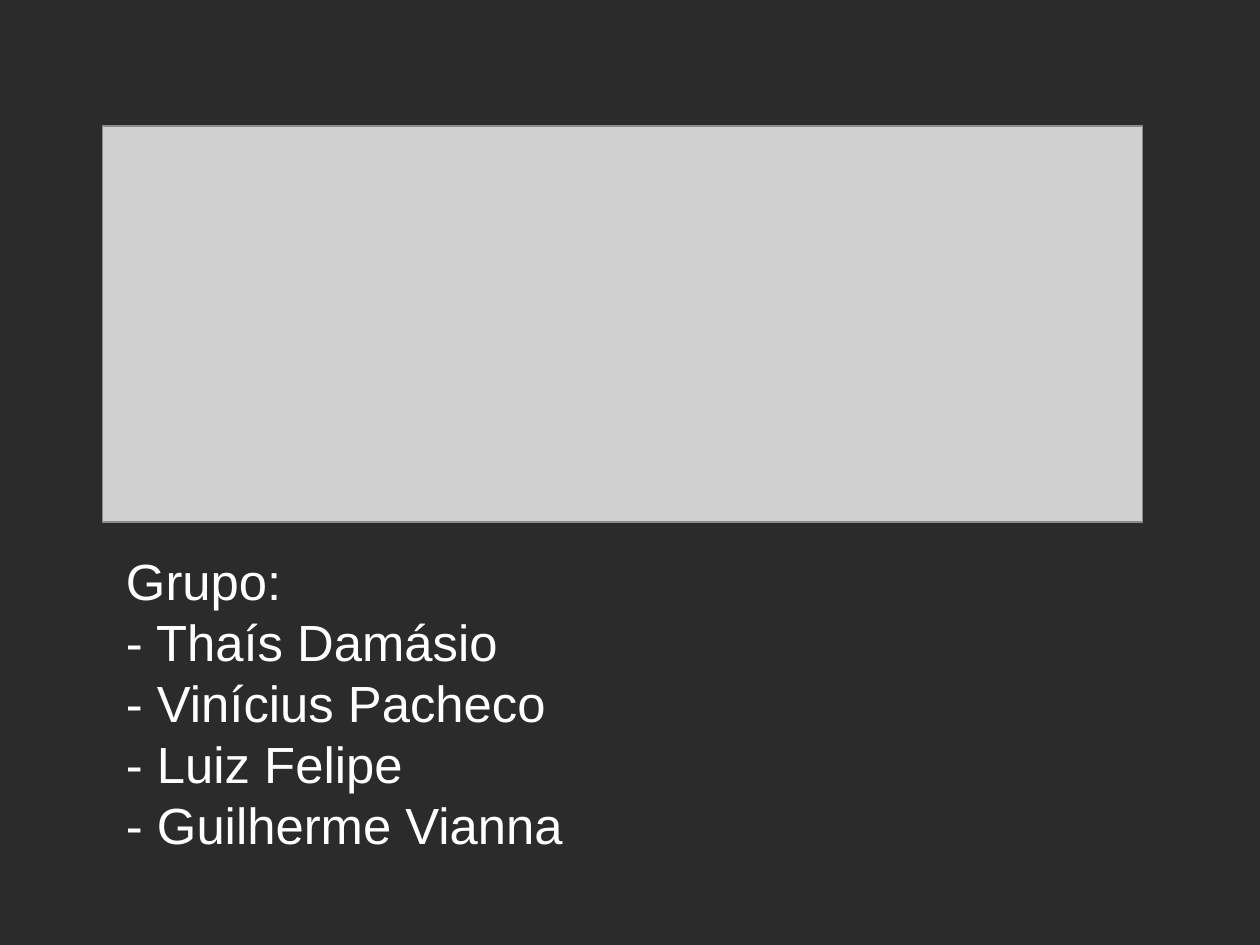
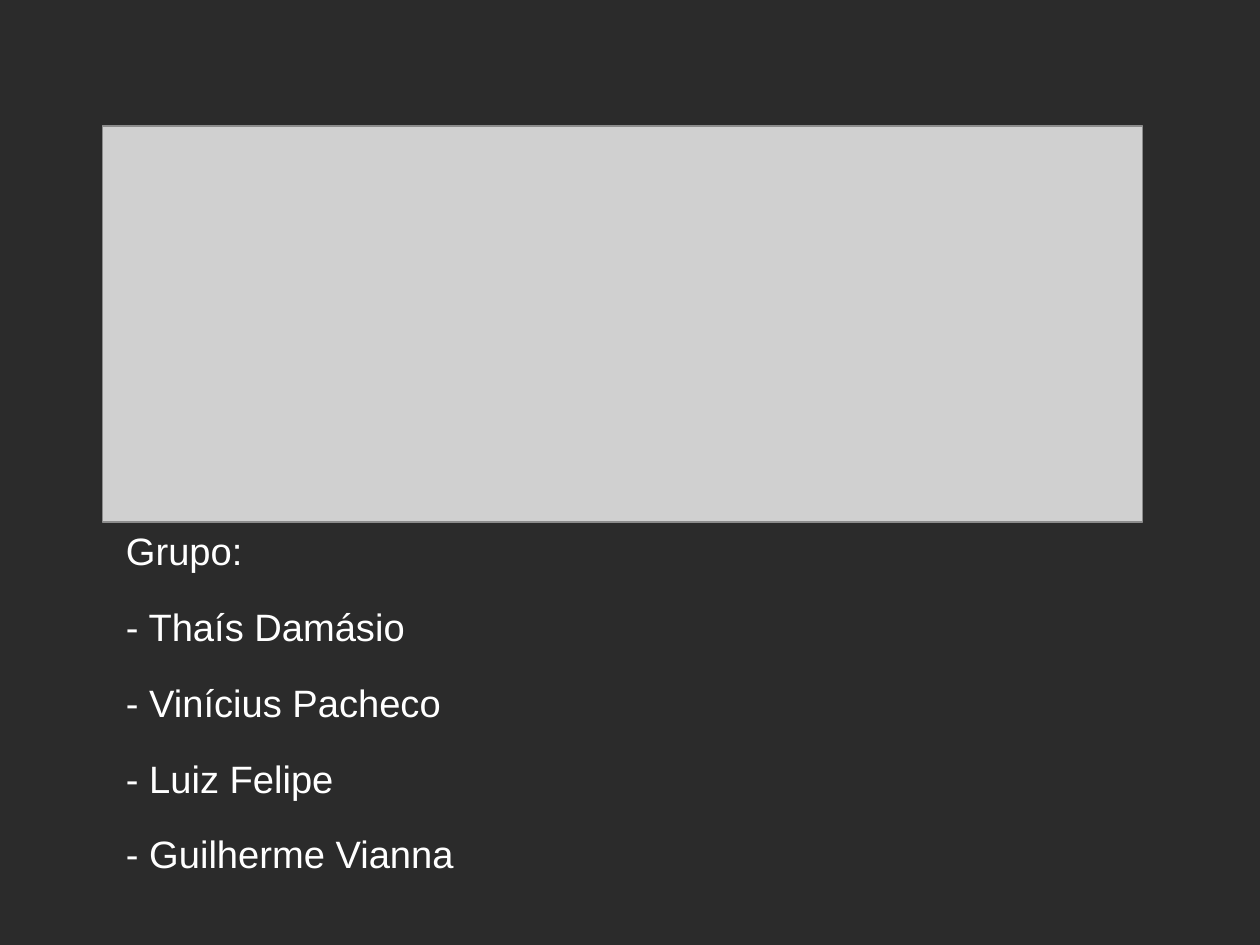
Before and after one commit to thais-damasio/organeasy, a slide deck: slide 1 of DOCS/Apresentação.odp. Drawn at 1260x945 pixels with LibreOffice and Linux fonts; fonts in the diff are those of the drawing; grey boxes stand for pictures; background and template pictures are left out; a plain dark background stands for a picture behind light text. Boxes give left, top, right and bottom in pixels: in the first picture for what was removed or moved away, otherwise in the second. Text is boxed around its words. In the diff, an @@ line names an element or a change of style, - is before the commit and + after.

```diff
--- a/DOCS/Apresentação.odp
+++ b/DOCS/Apresentação.odp
@@ subtitle "Grupo:": place and size @@
-subtitle "Grupo:" at bbox=[126, 564, 562, 845]
+subtitle "Grupo:" at bbox=[126, 538, 454, 869]
@@ subtitle "Grupo:" at bbox=[126, 538, 454, 869]: size 32 to 24 pt; more space between paragraphs @@
```
Also in this commit, not shown: 10 other slides changed, 6 other files.
